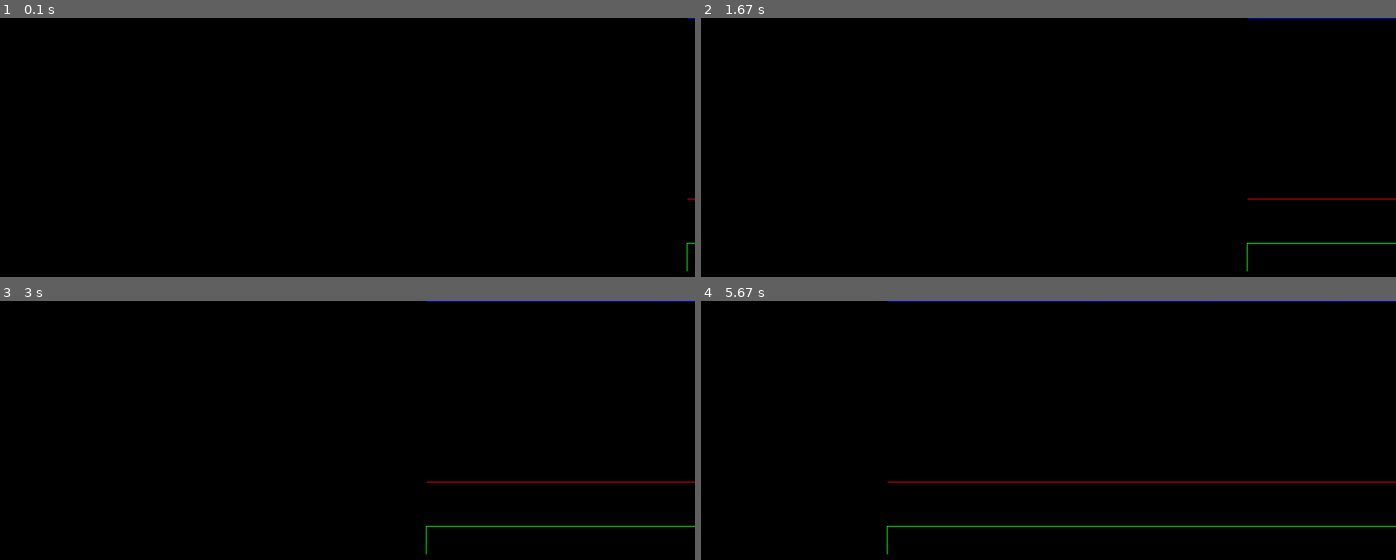
Above: before the commit, frames 1-4 (two rows, left to right).
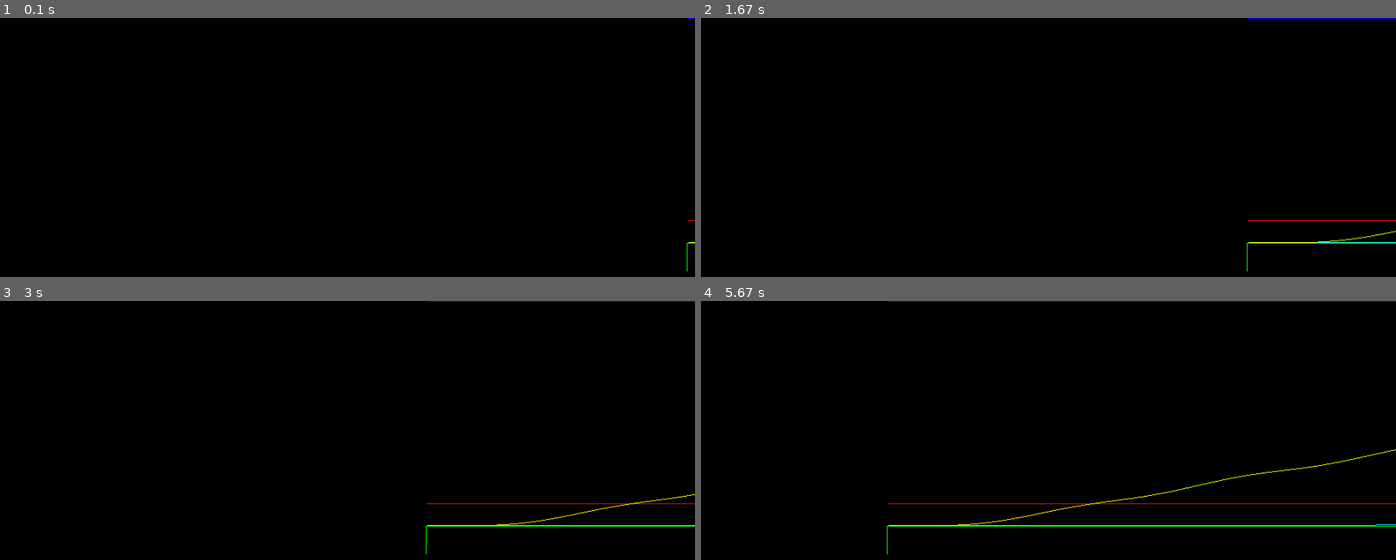
Above: after the commit, the same moments.

Repository: troncosoae/proy-ctrl-intel
Game: pygame game, started from main.py
Two runs of this game, one before a commit and one after it. Both use one fixed random seed, a clock stepped at 60 frames per second and the inputs below.
Inputs:
- Up to frame 1 (0.1 s): no input
- Up to frame 2 (1.67 s): no input
- Up to frame 3 (3 s): no input
- Up to frame 4 (5.67 s): no input

The runs differ from the first frame. In frame 1, less than 0.1% of the frame differs, in the area x 98-100%, y 69-87%; in frame 2, 0.3%; in frame 3, 0.5%; in frame 4, 1.1%, in the area x 26-100%, y 57-87%.

Commit message:
remove unnecesary prints

Diff:
--- a/Simulation/PygameBoxes.py
+++ b/Simulation/PygameBoxes.py
@@ -88,29 +88,19 @@
         return super().advance(input_values)
 
     def get_positions(self):
-
-        print(self.values)
         arr_vals = [self.values[key] for key in self.values]
-        print(arr_vals)
         np_vals = np.asarray(arr_vals, dtype=np.float32)
-        print(np_vals)
-        print(np.max(np_vals), np.min(np_vals))
-        print(np.max([np.max(np_vals), -1*np.min(np_vals), 10]))
         abs_max = np.max([np.max(np_vals), -1*np.min(np_vals), 1])
         scale = (self.height)/(2*abs_max)
-        print(scale)
 
         # scale positions
         positions = {
             key: int(self.height/2 - self.values[key]*scale)
             for key in self.values}
 
-        print(positions)
         new_surface_size = (self.width, int(self.height*scale/self.last_scale))
         self.last_scale = scale
         offset = int((self.height - new_surface_size[1])/2)
-
-        print(new_surface_size, offset)
 
         return positions, new_surface_size, offset
 
--- a/System/MeasuringBoxes.py
+++ b/System/MeasuringBoxes.py
@@ -27,6 +27,7 @@
             self.t.append(0)
         else:
             self.t.append(self.t[-1] + self.Ts)
+        print(self.t[-1] + self.Ts, input_values)
         for key in self.inputs_keys:
             value = input_values[key]
             if key not in self.historical_values:
--- a/main.py
+++ b/main.py
@@ -52,7 +52,7 @@
 
     sim.add_box(wind_model)
     sim.add_box(
-        blade_pitch_system, {'beta_r': np.pi/2, 'omega_r': 0})
+        blade_pitch_system, {'beta_r': np.pi/4, 'omega_r': 0})
     sim.add_box(drive_train_model, {'tau_g': 0})
     sim.add_box(generator_converter_model, {'tau_gr': 0})
     sim.add_box(measurer)
